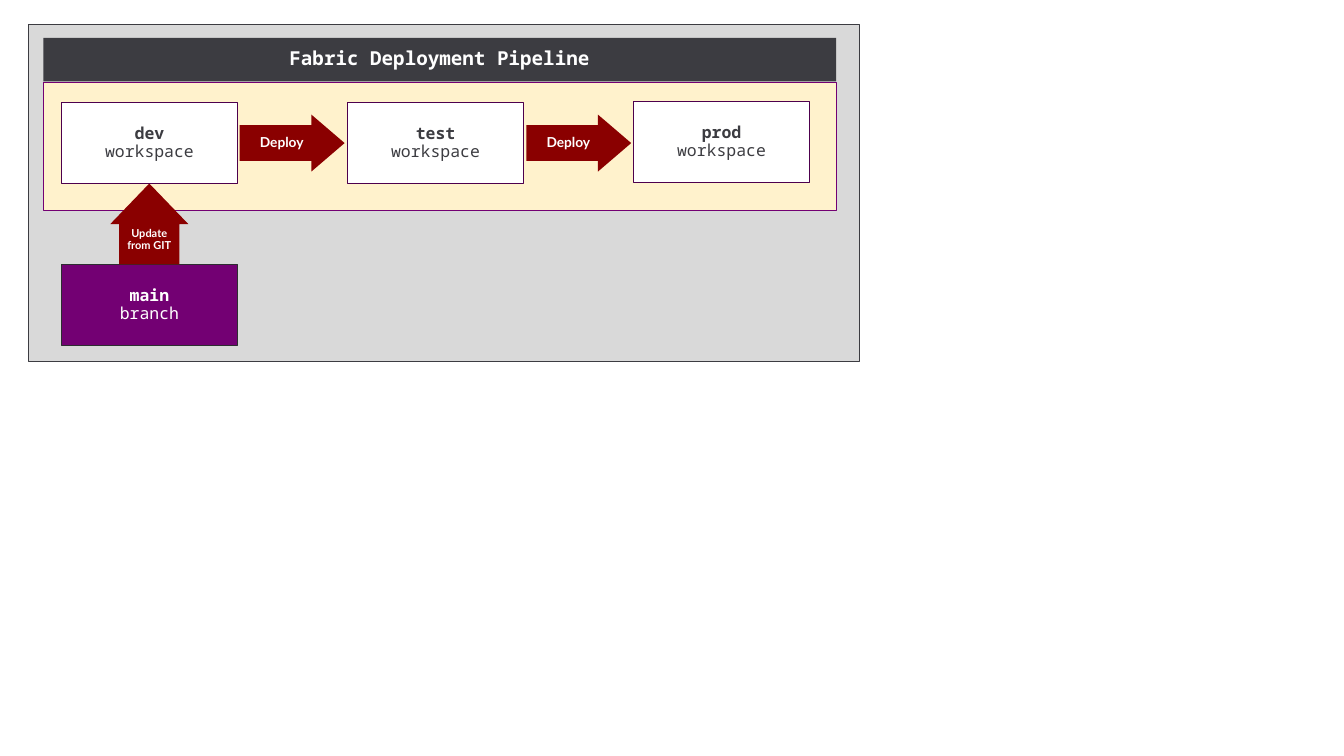
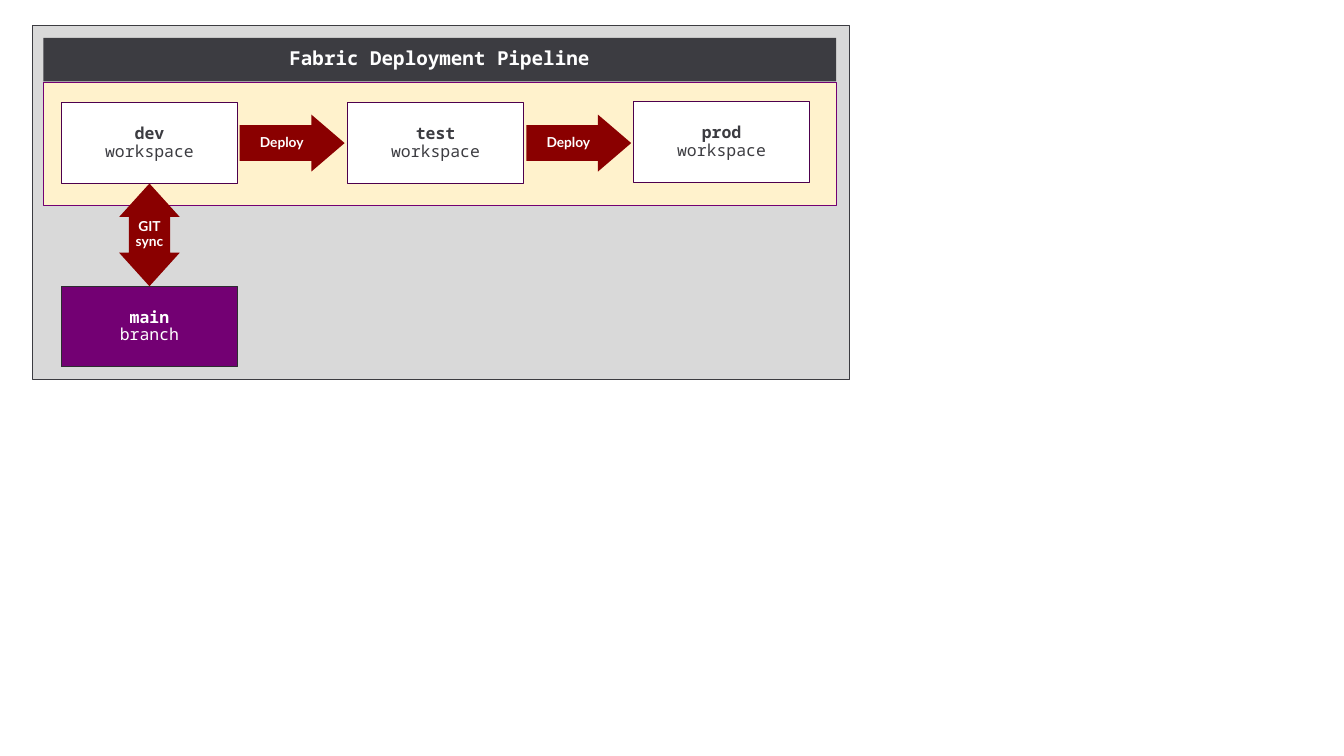
Before and after one commit to FabricDevCamp/fabric-cicd-whitepaper, a slide deck: slide 42 of pptx/Part 1 - Overview of Fabric CICD.pptx (slide 44 before the commit). Drawn at 1344x756 pixels with LibreOffice and Linux fonts; fonts in the diff are those of the drawing. Boxes give left, top, right and bottom in pixels: in the first picture for what was removed or moved away, otherwise in the second. Text is boxed around its words. In the diff, an @@ line names an element or a change of style, - is before the commit and + after.

```diff
--- a/pptx/Part 1 - Overview of Fabric CICD.pptx
+++ b/pptx/Part 1 - Overview of Fabric CICD.pptx
@@ rectangle resized from (x1=29, y1=25, x2=860, y2=361) to (x1=33, y1=26, x2=850, y2=378) @@
@@ rectangle resized from (x1=43, y1=83, x2=836, y2=211) to (x1=43, y1=83, x2=836, y2=206) @@
@@ up arrow removed at (x1=111, y1=184, x2=189, y2=265) @@
-Update
-from GIT
@@ up down arrow added at (x1=120, y1=184, x2=180, y2=287), fill #8A0000, 10 pt, text #FFFFFF, bold @@
+GIT
+sync
@@ rectangle "main" moved from (x1=61, y1=265, x2=238, y2=346) to (x1=61, y1=287, x2=238, y2=368) @@
```
Also in this commit, not shown: 1 other file.
